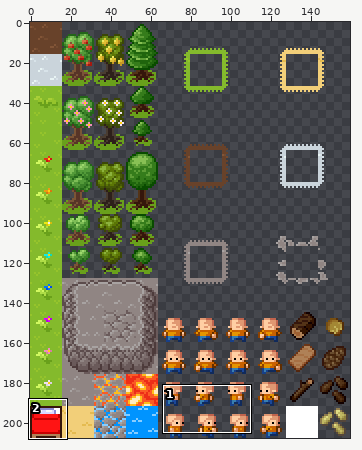
Two states of a sprite sheet, src/main/resources/default.png. Above, an overview of the earlier version with the close-up marked.
Close-up. Before:
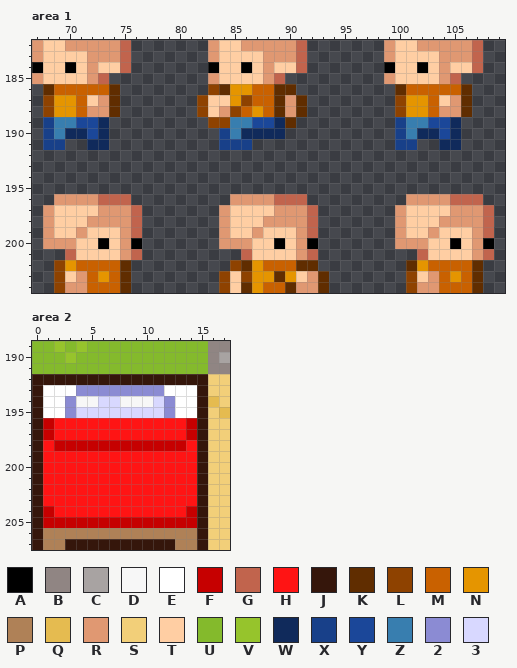
The file is 160x208 pixels. Colours within 5 levels of each other are drawn and written as one. Shown: area 1: x 67..109, y 182..204; area 2: x 0..17, y 189..207. The commit also changed other parts of the picture, which this record leaves out.
Palette (. is transparent): A #000000  B #908583  C #a8a3a2  D #f7f7f7  E #ffffff  F #c60000  G #c1644d  H #ff1414  J #35160b  K #602d00  L #8e4200  M #c96100  N #e59500  P #af8157  Q #e5bb50  R #e09872  S #f2cf79  T #ffcea3  U #84ba2c  V #96c42c  W #102a5b  X #184089  Y #1b4799  Z #387eaf  2 #8b8bd3  3 #d8d8ff
Pixels before, area 1, first column x 67:
182 RTTRRRRRG.......RTTRRRRRG.......RTTRRRRRG.
183 RTTTTRRRG.......RTTTTRRRG.......RTTTTRRRG.
184 ATTATRTTG.......ATTATRTTG.......ATTATRTTG.
185 RTTTTRG.........RTTTTRG.........RTTTTRG...
186 .KMMMMMK........LKNNMMKK.........KMMMMMK..
187 .LNNMTRK.......LTTNLMMKRK........LNNMTRK..
188 .LNNMRRK.......LTRLMNMKRK........LNNMRRK..
189 .XZZYYW.........LLZZYYWK.........XZZYYW...
190 .XZWWYW..........XZWWWW..........XZWWYW...
191 .XX..WW..........XXX.............XX..WW...
192 ..........................................
193 ..........................................
194 ..........................................
195 ..........................................
196 ..RRRRGGG.........RRRRGGG.........RRRRGGG.
197 .RTTTTRRRG.......RTTTTRRRG.......RTTTTRRRG
198 .RTTTRRRRG.......RTTTRRRRG.......RTTTRRRRG
199 .RTTRTTTRG.......RTTRTTTRG.......RTTRTTTRG
200 .RRRTTATRA.......RRRTTATRA.......RRRTTATRA
201 ...GTTTTRG.........GTTTTRG.........GTTTTRG
202 ..LNMMMMK.........LKNMMMKK........KNMMMMK.
203 ..LTRMNMK........LTLNNKNTRK.......LTRMNMK.
204 ..LRRMMMK........LTKNMMKRRK.......LRRMMMK.
Pixels before, area 2, first column x 0:
189 UUVUVUUUUUUUUUUUBB
190 UUUVUUUUUUUUUUUUBC
191 UUUUUUUUUUUUUUUUBB
192 JJJJJJJJJJJJJJJJSS
193 JEEE22222222EEEJSS
194 JEE2DD33DDD32EEJQS
195 JEE2333333332EEJSQ
196 JFHHHHHHHHHHHHFJSS
197 JFHHHHHHHHHHHHFJSS
198 JHFFFFFFFFFFFFHJSS
199 JHHHHHHHHHHHHHHJSS
200 JHHHHHHHHHHHHHHJSS
201 JHHHHHHHHHHHHHHJSS
202 JHHHHHHHHHHHHHHJSS
203 JHHHHHHHHHHHHHHJSS
204 JFHHHHHHHHHHHHFJSS
205 JFFFFFFFFFFFFFFJSS
206 JPPPPPPPPPPPPPPJSS
207 JPPJJJJJJJJJJPPJSS
New version:
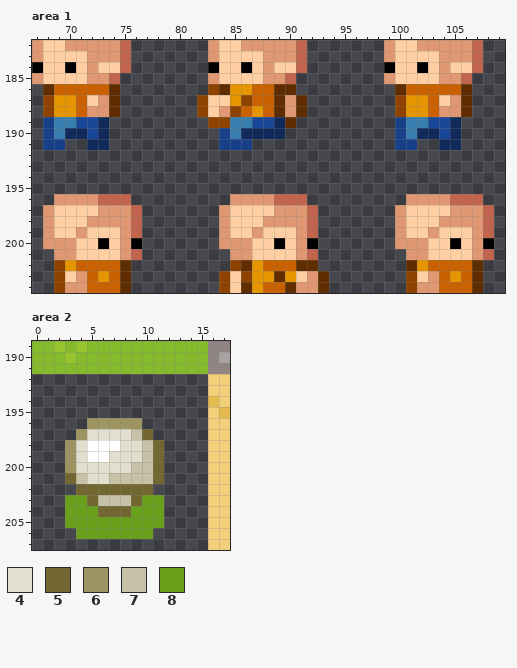
Colours new in this view: 4 #e2dfce  5 #726731  6 #9e9462  7 #c6c1a7  8 #69a01b
Change:
{"where": "area 1"}
{"y":185,"x":73,"old":"G.","new":"RG"}
{"y":185,"x":89,"old":"G.","new":"RG"}
{"y":185,"x":105,"old":"G.","new":"RG"}
{"y":201,"x":69,"old":".G","new":"RR"}
{"y":201,"x":85,"old":".G","new":"RR"}
{"y":201,"x":101,"old":".G","new":"RR"}
{"where": "area 2"}
{"y":192,"x":0,"old":"JJJJJJJJJJJJJJJJ","new":"................"}
{"y":193,"x":0,"old":"JEEE22222222EEEJ","new":"................"}
{"y":194,"x":0,"old":"JEE2DD33DDD32EEJ","new":"................"}
{"y":195,"x":0,"old":"JEE2333333332EEJ","new":"................"}
{"y":196,"x":0,"old":"JFHHHHHHHHHHHHFJ","new":".....66666......"}
{"y":197,"x":0,"old":"JFHHHHHHHHHHHHFJ","new":"....6444475....."}
{"y":198,"x":0,"old":"JHFFFFFFFFFFFFHJ","new":"...64EEE4475...."}
{"y":199,"x":0,"old":"JHHHHHHHHHHHHHHJ","new":"...64EE44475...."}
{"y":200,"x":0,"old":"JHHHHHHHHHHHHHHJ","new":"...644444775...."}
{"y":201,"x":0,"old":"JHHHHHHHHHHHHHHJ","new":"...574477775...."}
{"y":202,"x":0,"old":"JHHHHHHHHHHHHHHJ","new":"....5555555....."}
{"y":203,"x":0,"old":"JHHHHHHHHHHHHHHJ","new":"...885777588...."}
{"y":204,"x":0,"old":"JFHHHHHHHHHHHHFJ","new":"...888555888...."}
{"y":205,"x":0,"old":"JFFFFFFFFFFFFFFJ","new":"...888888888...."}
{"y":206,"x":0,"old":"JPPPPPPPPPPPPPPJ","new":"....8888888....."}
{"y":207,"x":0,"old":"JPPJJJJJJJJJJPPJ","new":"................"}
{"label":"changed","picture_box":[98,73,120,84]}
{"label":"changed","picture_box":[274,73,296,84]}
{"label":"changed","picture_box":[450,73,472,84]}
{"label":"changed","picture_box":[54,249,76,260]}
{"label":"changed","picture_box":[230,249,252,260]}
{"label":"changed","picture_box":[406,249,428,260]}
{"label":"changed","picture_box":[32,374,208,550]}
